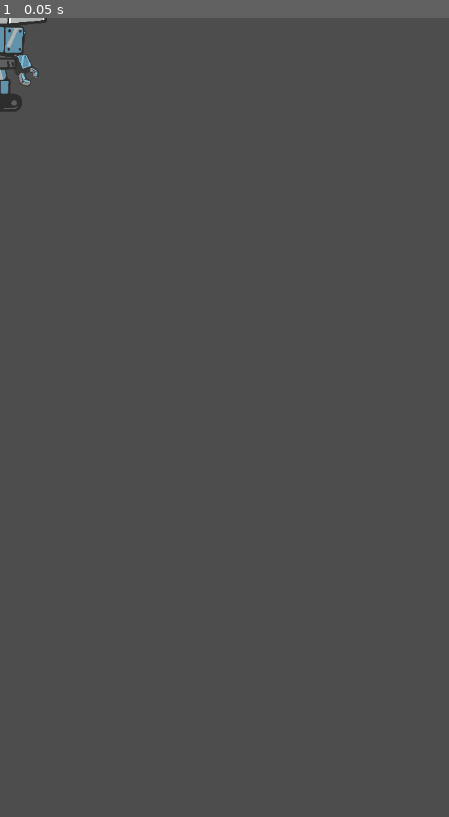
Above: before the commit, frame 1.
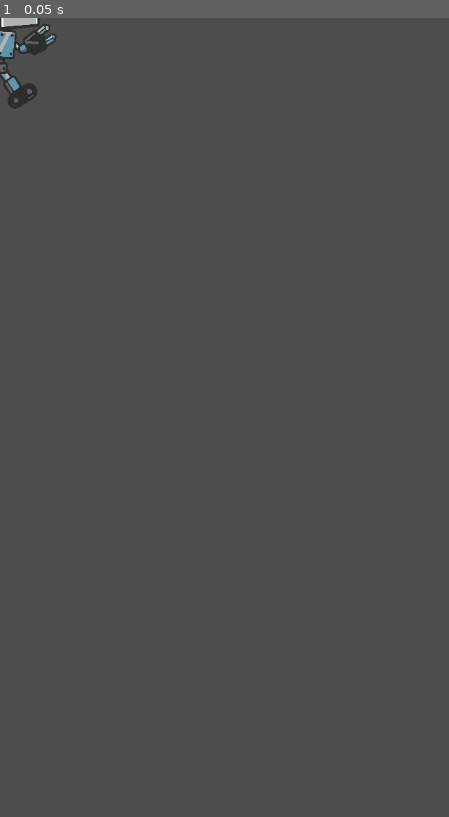
Above: after the commit, the same moment.

Repository: chaki-games/brickheads
Game: Godot game, scene res://scenes/players/mauri/mauri.tscn
Two runs of this game, one before a commit and one after it. Both use one fixed random seed, a clock stepped at 60 frames per second and the inputs below. This scene is started directly instead of the project's main scene.
Inputs:
- Up to frame 1 (0.05 s): no input

The runs differ from the first frame. In frame 1, 0.7% of the frame differs, in the area x 0-13%, y 0-12%.

Commit message:
fix(mauri): reimport run animation

Diff:
--- a/scenes/players/mauri/mauri.tscn
+++ b/scenes/players/mauri/mauri.tscn
@@ -1,33 +1,78 @@
-[gd_scene load_steps=8 format=3 uid="uid://et3l2ew33vhq"]
+[gd_scene load_steps=20 format=3 uid="uid://et3l2ew33vhq"]
 
 [ext_resource type="PackedScene" uid="uid://c3nptxlqglf5m" path="res://scenes/player/player.tscn" id="1_o750a"]
-[ext_resource type="Texture2D" uid="uid://dnx5aub6g4sqk" path="res://scenes/players/mauri/assets/mauri_run_2.png" id="2_v4fet"]
-[ext_resource type="Texture2D" uid="uid://bqx5ona0gj6r0" path="res://scenes/players/mauri/assets/mauri_run_1.png" id="3_6fbw7"]
-[ext_resource type="Texture2D" uid="uid://b3v8y2uewrc74" path="res://scenes/players/mauri/assets/mauri_run_3.png" id="4_he0ad"]
-[ext_resource type="Texture2D" uid="uid://c7i5ibcnf3d0v" path="res://scenes/players/mauri/assets/mauri_run_5.png" id="5_v3x2t"]
+[ext_resource type="Texture2D" uid="uid://834dwfttqgwk" path="res://scenes/players/mauri/assets/idle/mauri_idle_1.png" id="2_co87o"]
+[ext_resource type="Texture2D" uid="uid://c7x7b10wr5l6m" path="res://scenes/players/mauri/assets/idle/mauri_idle_2.png" id="3_wom46"]
+[ext_resource type="Texture2D" uid="uid://cg8ixdvavgdfw" path="res://scenes/players/mauri/assets/idle/mauri_idle_3.png" id="4_ymapd"]
+[ext_resource type="Texture2D" uid="uid://d1gbfr4jgrlb3" path="res://scenes/players/mauri/assets/idle/mauri_idle_4.png" id="5_cnari"]
+[ext_resource type="Texture2D" uid="uid://df1l13gycpg30" path="res://scenes/players/mauri/assets/idle/mauri_idle_5.png" id="6_hksd2"]
+[ext_resource type="Texture2D" uid="uid://dgrk5b81wvoag" path="res://scenes/players/mauri/assets/idle/mauri_idle_6.png" id="7_ieks8"]
+[ext_resource type="Texture2D" uid="uid://caxyhpu8h7qn6" path="res://scenes/players/mauri/assets/idle/mauri_idle_7.png" id="8_pmp3x"]
+[ext_resource type="Texture2D" uid="uid://dd0eg6fq6i52p" path="res://scenes/players/mauri/assets/idle/mauri_idle_8.png" id="9_e4l5n"]
+[ext_resource type="Texture2D" uid="uid://u44dncyqxp0x" path="res://scenes/players/mauri/assets/idle/mauri_idle_9.png" id="10_phojy"]
+[ext_resource type="Texture2D" uid="uid://0dm8kjfmome0" path="res://scenes/players/mauri/assets/idle/mauri_idle_10.png" id="11_3sia6"]
+[ext_resource type="Texture2D" uid="uid://bb6tnvblgh2fw" path="res://scenes/players/mauri/assets/idle/mauri_idle_11.png" id="12_mml6k"]
+[ext_resource type="Texture2D" uid="uid://df8bgw2s57i06" path="res://scenes/players/mauri/assets/idle/mauri_idle_12.png" id="13_gd35b"]
+[ext_resource type="Texture2D" uid="uid://bqx5ona0gj6r0" path="res://scenes/players/mauri/assets/run/mauri_run_1.png" id="14_co87o"]
+[ext_resource type="Texture2D" uid="uid://dnx5aub6g4sqk" path="res://scenes/players/mauri/assets/run/mauri_run_2.png" id="15_wom46"]
+[ext_resource type="Texture2D" uid="uid://b3v8y2uewrc74" path="res://scenes/players/mauri/assets/run/mauri_run_3.png" id="16_ymapd"]
+[ext_resource type="Texture2D" uid="uid://c7i5ibcnf3d0v" path="res://scenes/players/mauri/assets/run/mauri_run_5.png" id="17_cnari"]
 
 [sub_resource type="SpriteFrames" id="SpriteFrames_8mf8c"]
 animations = [{
 "frames": [{
 "duration": 1.0,
-"texture": ExtResource("2_v4fet")
+"texture": ExtResource("2_co87o")
+}, {
+"duration": 1.0,
+"texture": ExtResource("3_wom46")
+}, {
+"duration": 1.0,
+"texture": ExtResource("4_ymapd")
+}, {
+"duration": 1.0,
+"texture": ExtResource("5_cnari")
+}, {
+"duration": 1.0,
+"texture": ExtResource("6_hksd2")
+}, {
+"duration": 1.0,
+"texture": ExtResource("7_ieks8")
+}, {
+"duration": 1.0,
+"texture": ExtResource("8_pmp3x")
+}, {
+"duration": 1.0,
+"texture": ExtResource("9_e4l5n")
+}, {
+"duration": 1.0,
+"texture": ExtResource("10_phojy")
+}, {
+"duration": 1.0,
+"texture": ExtResource("11_3sia6")
+}, {
+"duration": 1.0,
+"texture": ExtResource("12_mml6k")
+}, {
+"duration": 1.0,
+"texture": ExtResource("13_gd35b")
 }],
 "loop": true,
-"name": &" ",
-"speed": 5.0
+"name": &" IDLE",
+"speed": 10.0
 }, {
 "frames": [{
 "duration": 1.0,
-"texture": ExtResource("3_6fbw7")
+"texture": ExtResource("14_co87o")
 }, {
 "duration": 1.0,
-"texture": ExtResource("2_v4fet")
+"texture": ExtResource("15_wom46")
 }, {
 "duration": 1.0,
-"texture": ExtResource("4_he0ad")
+"texture": ExtResource("16_ymapd")
 }, {
 "duration": 1.0,
-"texture": ExtResource("5_v3x2t")
+"texture": ExtResource("17_cnari")
 }],
 "loop": true,
 "name": &"run",
@@ -45,8 +90,7 @@
 [node name="AnimatedSprite2D" parent="Player" index="0"]
 scale = Vector2(0.1, 0.1)
 sprite_frames = SubResource("SpriteFrames_8mf8c")
-animation = &" "
-frame_progress = 0.82679975
+frame_progress = 0.8701294
 
 [node name="CollisionShape2D" parent="Player" index="1"]
 shape = SubResource("CapsuleShape2D_o750a")
